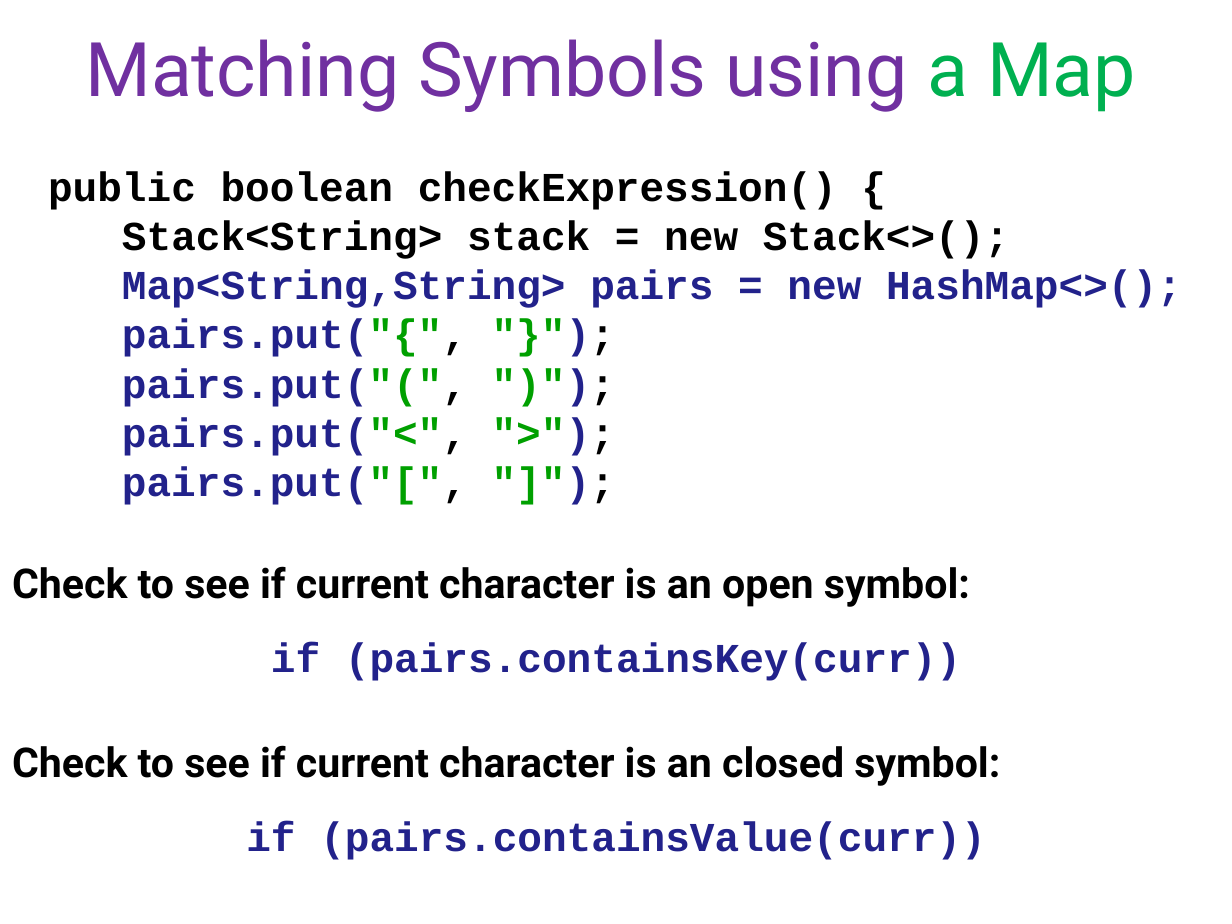
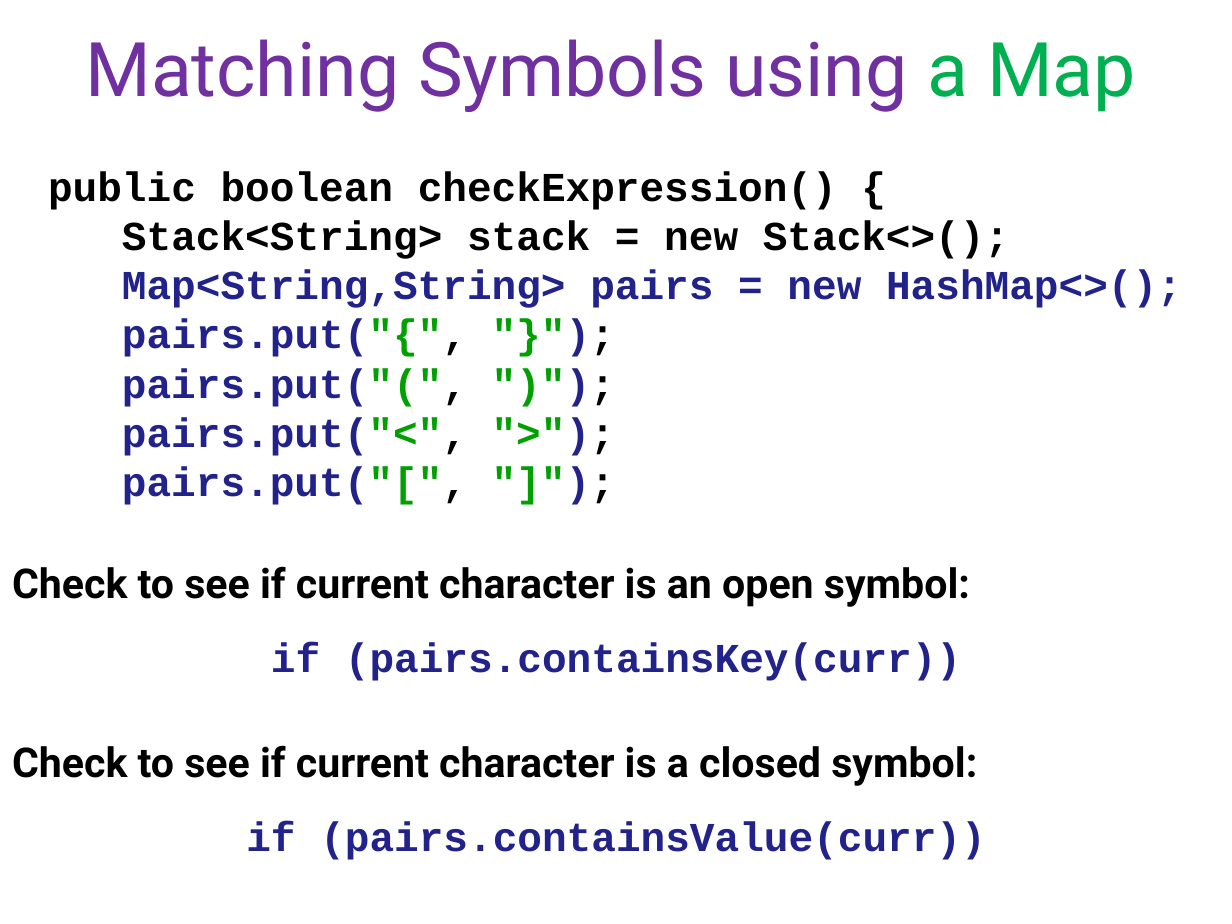
Before and after one commit to ishanigoli/cs3-labs, a slide deck: slide 16 of u06b_stacks/notes/13b.expressionTester.pptx. Drawn at 1232x924 pixels with LibreOffice and Linux fonts; fonts in the diff are those of the drawing. Boxes give left, top, right and bottom in pixels: in the first picture for what was removed or moved away, otherwise in the second. Text is boxed around its words. In the diff, an @@ line names an element or a change of style, - is before the commit and + after.

```diff
--- a/u06b_stacks/notes/13b.expressionTester.pptx
+++ b/u06b_stacks/notes/13b.expressionTester.pptx
@@ text at box(12, 745, 977, 786): text changed @@
-Check to see if current character is an closed symbol:
+Check to see if current character is a closed symbol:
```
Also in this commit, not shown: 3 other slides changed, 1 slide added, 1 slide removed, 29 other files.
